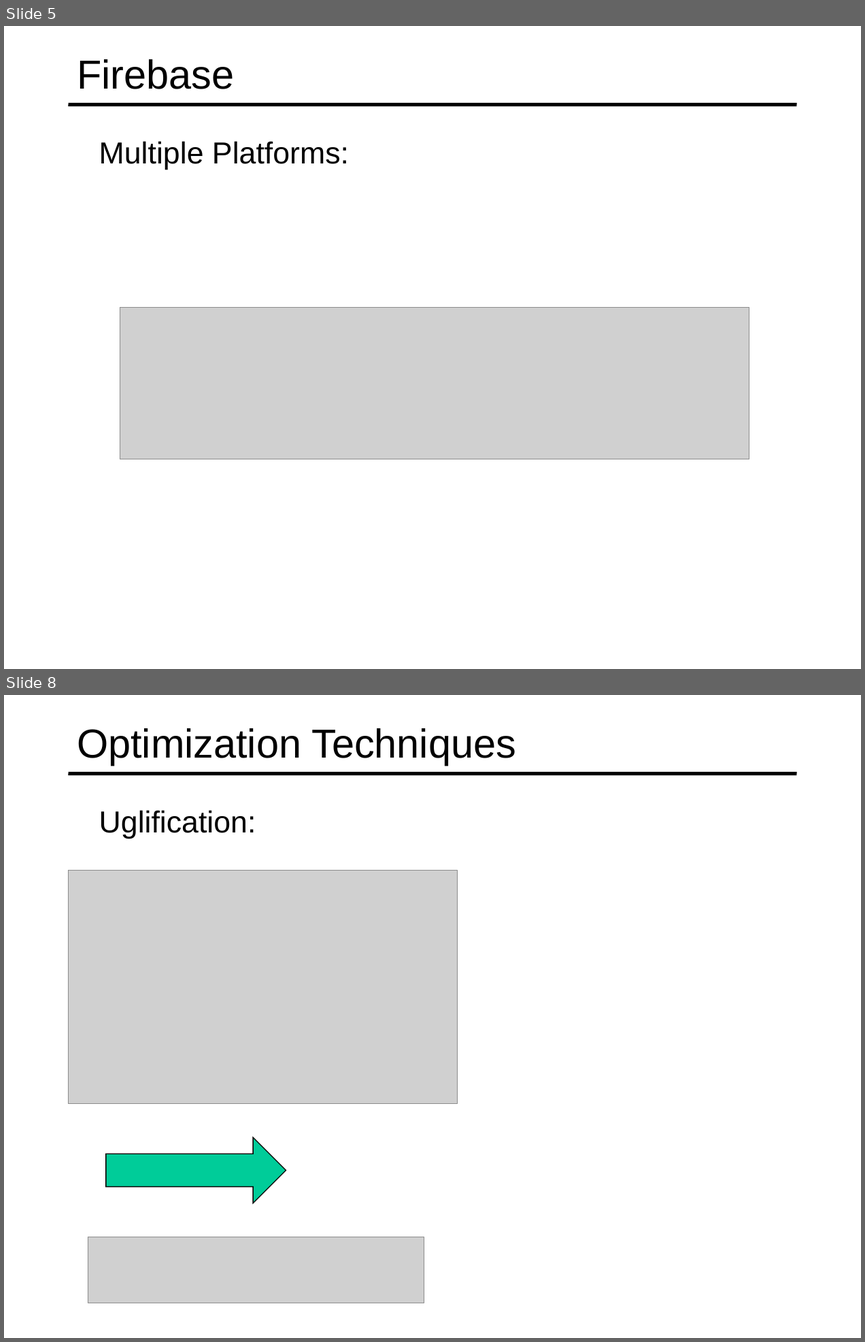
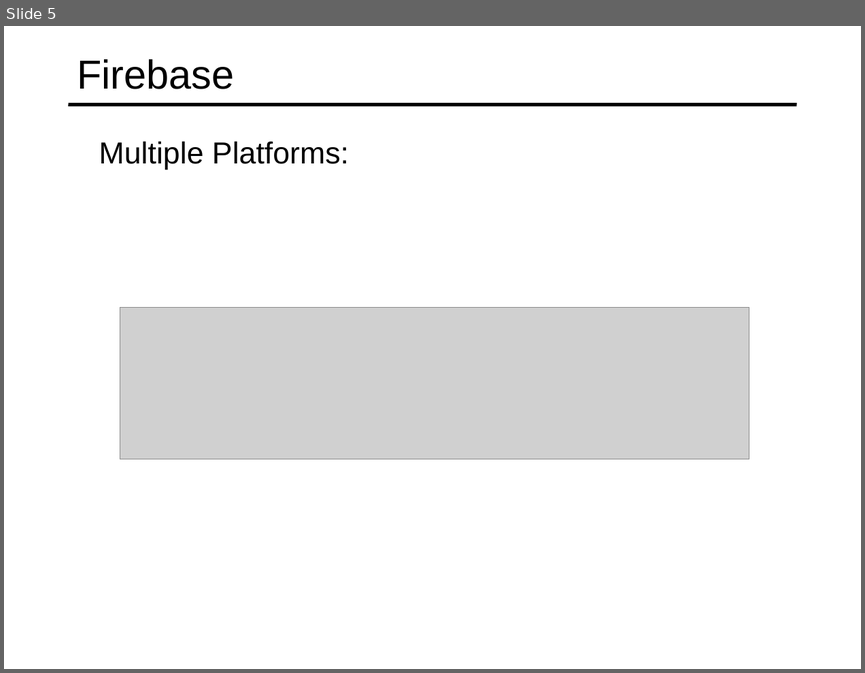
Before and after one commit to specter01wj/Jago_Link_Training, a slide deck: Angular/Angular7/Angular Advanced Course/Essentials/11.Building Real-time Server-less Apps with Firebase/L11_Building Real-time Server-less Apps with Firebase.ppt. Shown one above the other, each under a label of ours: slides 5 and 8 before the commit, slide 5 after it; the slides between them are not shown. The pictures are 865x1342 and 865x673 pixels, drawn with LibreOffice and Linux fonts; fonts in the diff are those of the drawing; grey boxes stand for pictures. Boxes give left, top, right and bottom in pixels: in the first picture for what was removed or moved away, otherwise in the second. Text is boxed around its words. In the diff, an @@ line names an element or a change of style, - is before the commit and + after.

```diff
--- a/Angular/Angular7/Angular Advanced Course/Essentials/11.Building Real-time Server-less Apps with Firebase/L11_Building Real-time Server-less Apps with Firebase.ppt
+++ b/Angular/Angular7/Angular Advanced Course/Essentials/11.Building Real-time Server-less Apps with Firebase/L11_Building Real-time Server-less Apps with Firebase.ppt
@@ slide 8 removed at box(4, 695, 861, 1338), background #FFFFFF; not listed: 1 template element that a slide beside it also shows @@
@@ title removed at box(77, 728, 516, 764) @@
-Optimization Techniques
@@ text removed at box(99, 810, 256, 838) @@
-  Uglification:
@@ picture removed at box(68, 870, 458, 1104) @@
@@ right arrow removed at box(106, 1137, 286, 1203) @@
@@ picture removed at box(88, 1236, 424, 1302) @@
```
Also in this commit, not shown: 1 slide changed, 1 slide added, 18 other slides removed.
